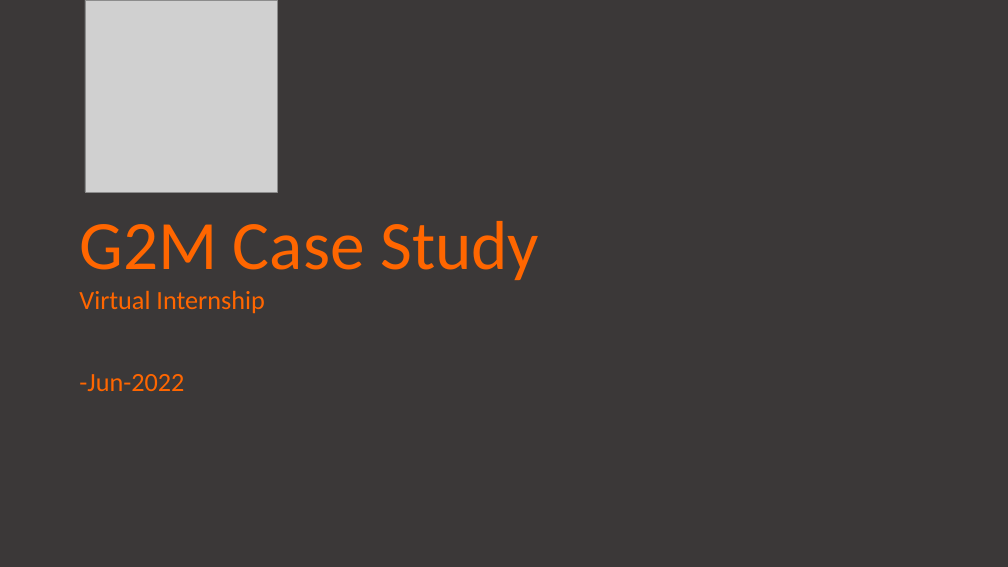
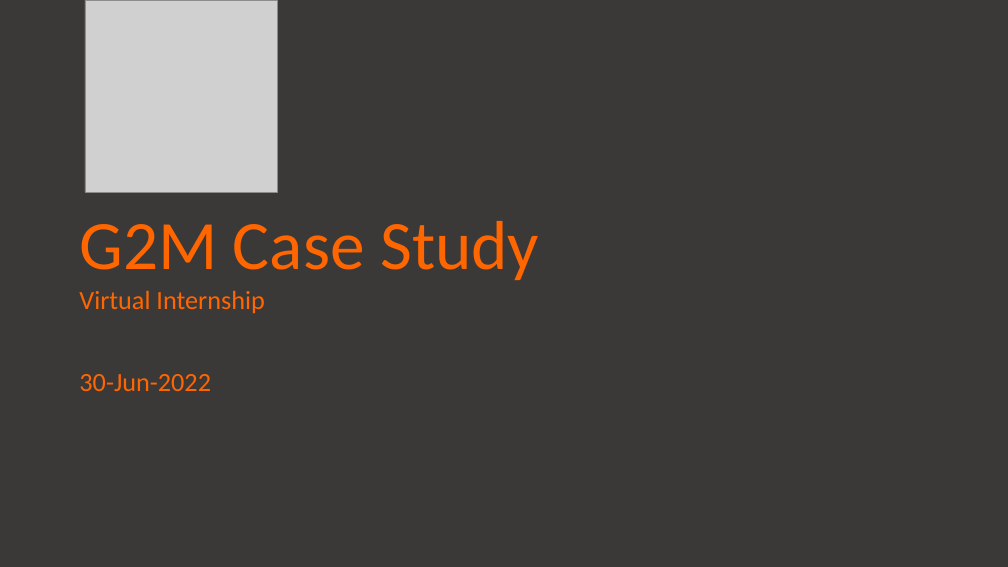
Before and after one commit to Moath-Musallam/G2M-EDA, a slide deck: slide 1 of G2M_Case_Study- Moath.pptx. Drawn at 1008x567 pixels with LibreOffice and Linux fonts; fonts in the diff are those of the drawing; grey boxes stand for pictures. Boxes give left, top, right and bottom in pixels: in the first picture for what was removed or moved away, otherwise in the second. Text is boxed around its words. In the diff, an @@ line names an element or a change of style, - is before the commit and + after.

```diff
--- a/G2M_Case_Study- Moath.pptx
+++ b/G2M_Case_Study- Moath.pptx
@@ text at bbox=[79, 374, 211, 391]: text changed @@
--Jun-2022
+30-Jun-2022
```
Also in this commit, not shown: 1 other slide changed, 5 other files.
